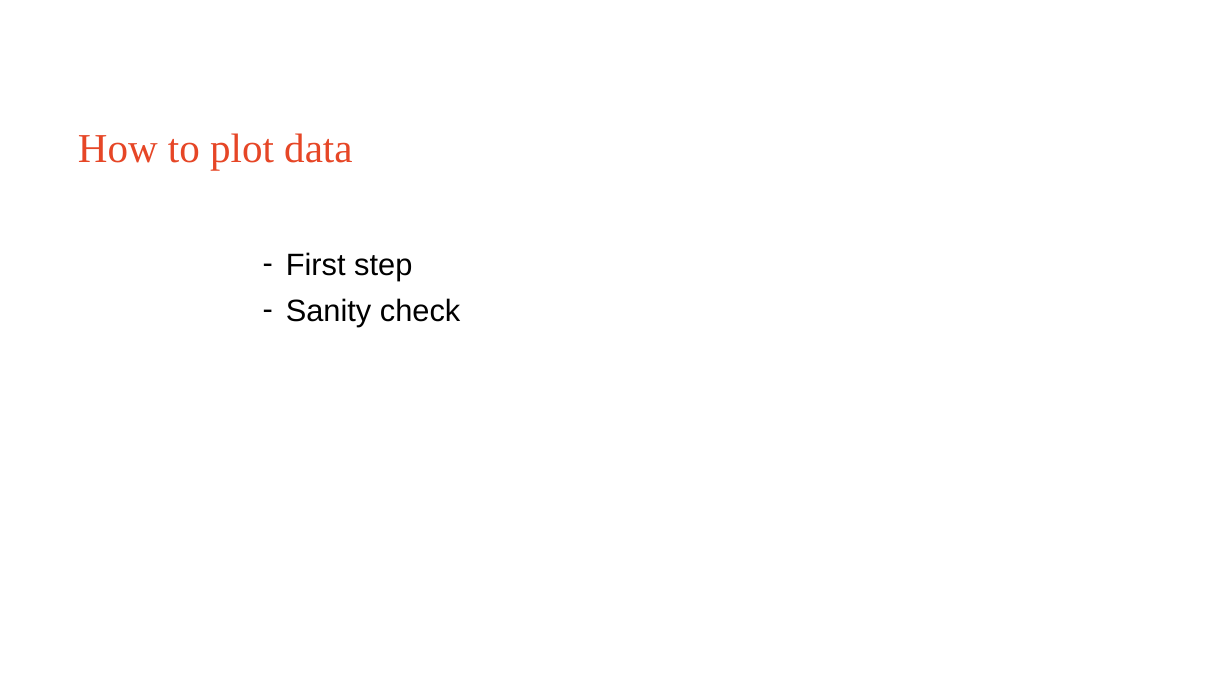
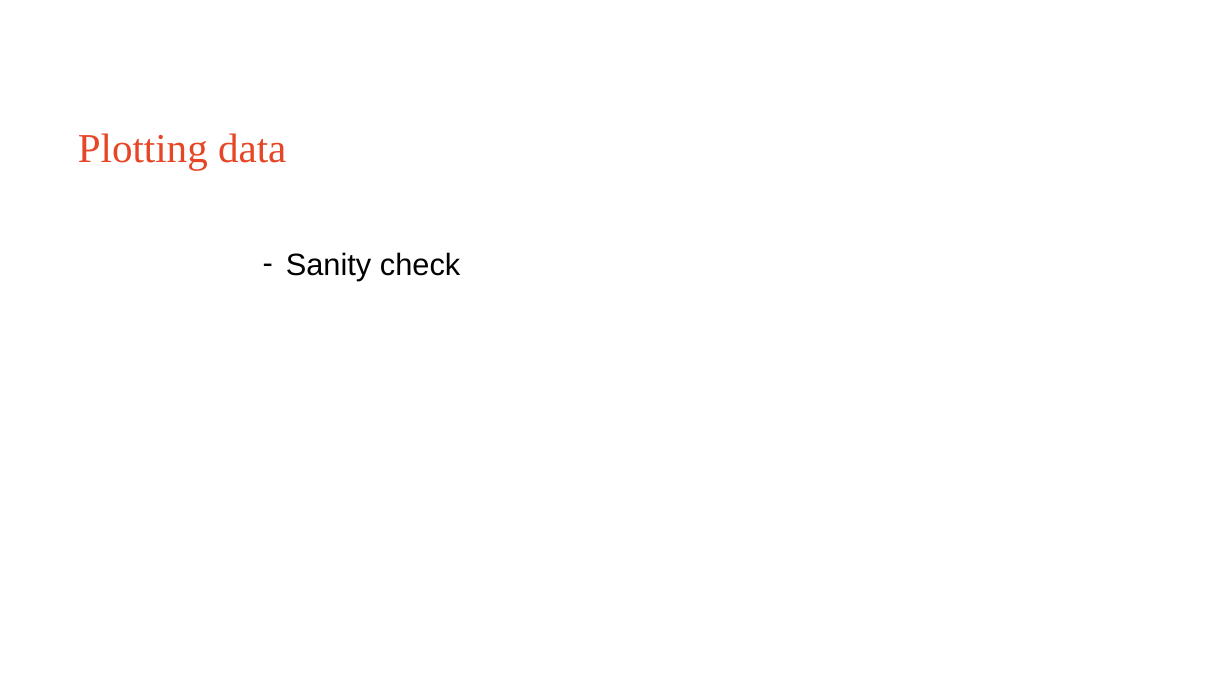
Before and after one commit to Sydney-Informatics-Hub/EDAinR, a slide deck: slide 14 of eda_r.pptx (slide 12 before the commit). Drawn at 1232x693 pixels with LibreOffice and Linux fonts; fonts in the diff are those of the drawing. Boxes give left, top, right and bottom in pixels: in the first picture for what was removed or moved away, otherwise in the second. Text is boxed around its words. In the diff, an @@ line names an element or a change of style, - is before the commit and + after.

Commit message:
Explains import viewing and selecting data
Slides updated to show process

Moved plotting to after viewing but before selecting .

Updated some live_code ref

Adds head to renv

```diff
--- a/eda_r.pptx
+++ b/eda_r.pptx
@@ title at bbox=[78, 133, 286, 170]: text changed @@
-How to plot data
+Plotting data
@@ text at bbox=[286, 252, 412, 280]: paragraph removed @@
-– First step
```
Also in this commit, not shown: 5 other slides changed, 9 slides added, 1 slide removed, 4 other files.
